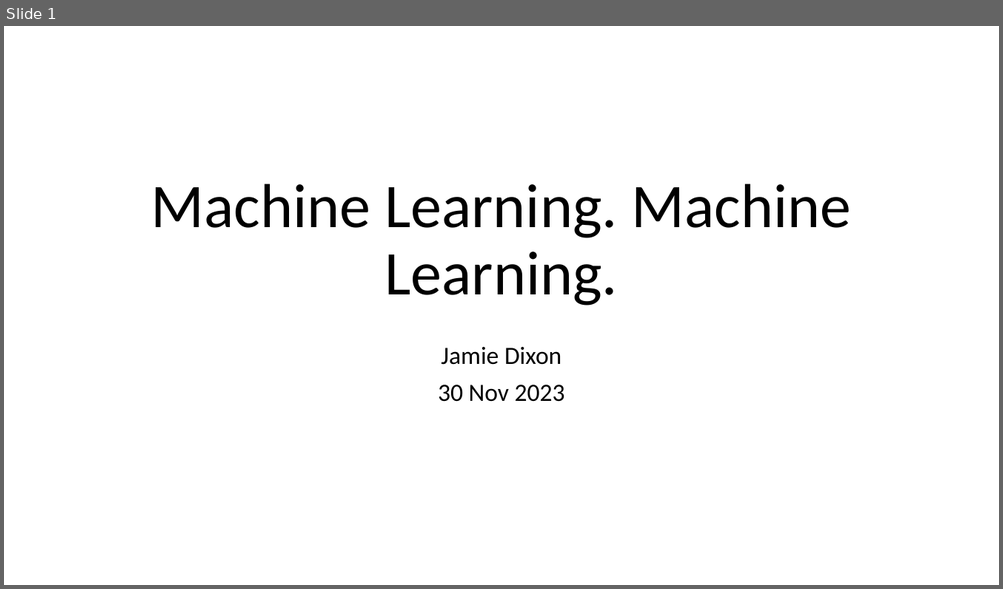
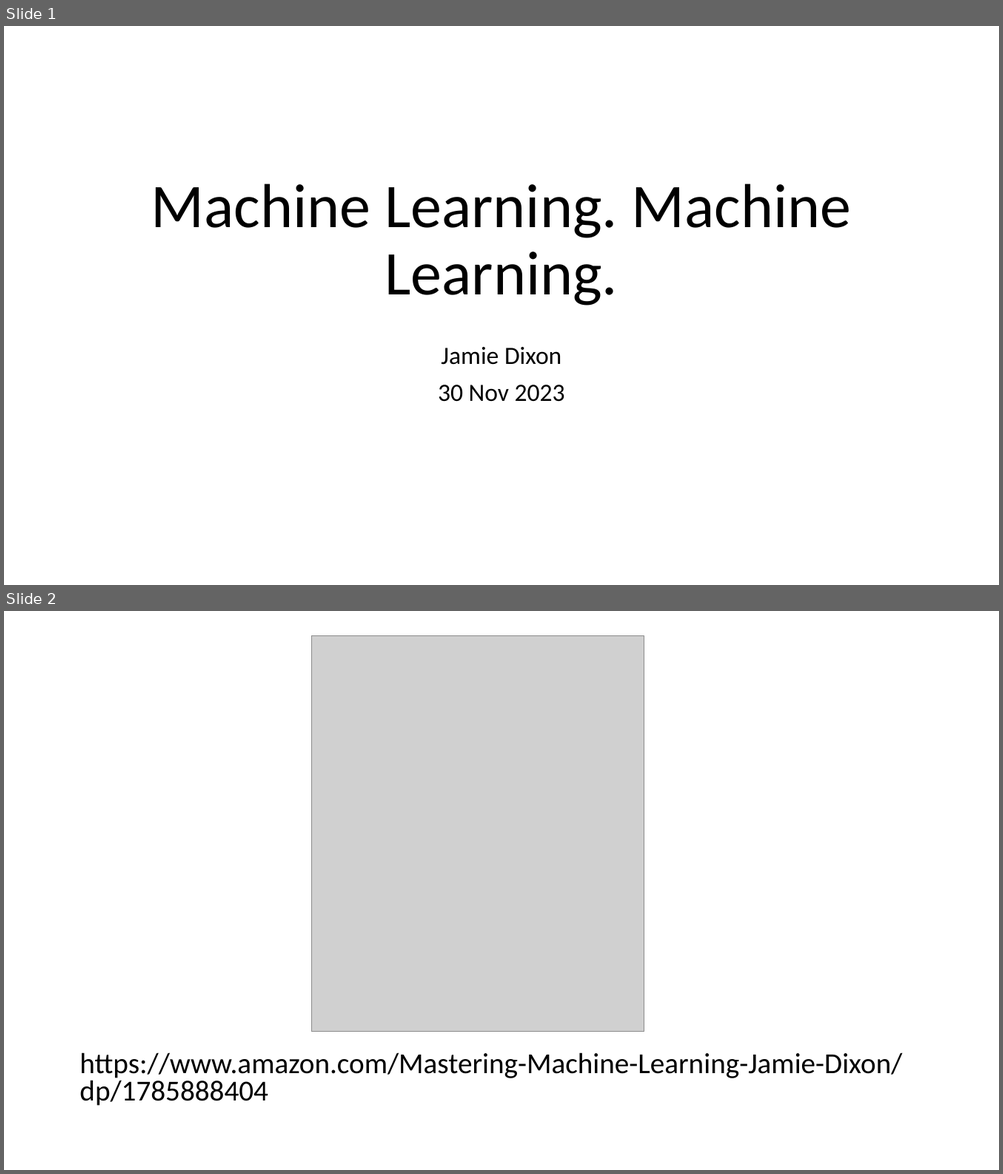
Before and after one commit to jamessdixon/swe4s, a slide deck: SWES_MachineLearning.pptx. Shown one above the other, each under a label of ours: slide 1 before the commit, slides 1 and 2 after it. The pictures are 1003x589 and 1003x1174 pixels, drawn with LibreOffice and Linux fonts; fonts in the diff are those of the drawing; grey boxes stand for pictures. Boxes give left, top, right and bottom in pixels: in the first picture for what was removed or moved away, otherwise in the second. Text is boxed around its words. In the diff, an @@ line names an element or a change of style, - is before the commit and + after.

```diff
--- a/SWES_MachineLearning.pptx
+++ b/SWES_MachineLearning.pptx
@@ slide 2 added at (4, 611, 999, 1170), background #FFFFFF @@
@@ picture added at (311, 636, 644, 1033) @@
@@ text added at (79, 1053, 902, 1106), 28 pt, text #000000 @@
+https://www.amazon.com/Mastering-Machine-Learning-Jamie-Dixon/dp/1785888404
```
Also in this commit, not shown: 9 other slides added, 1 other file.
